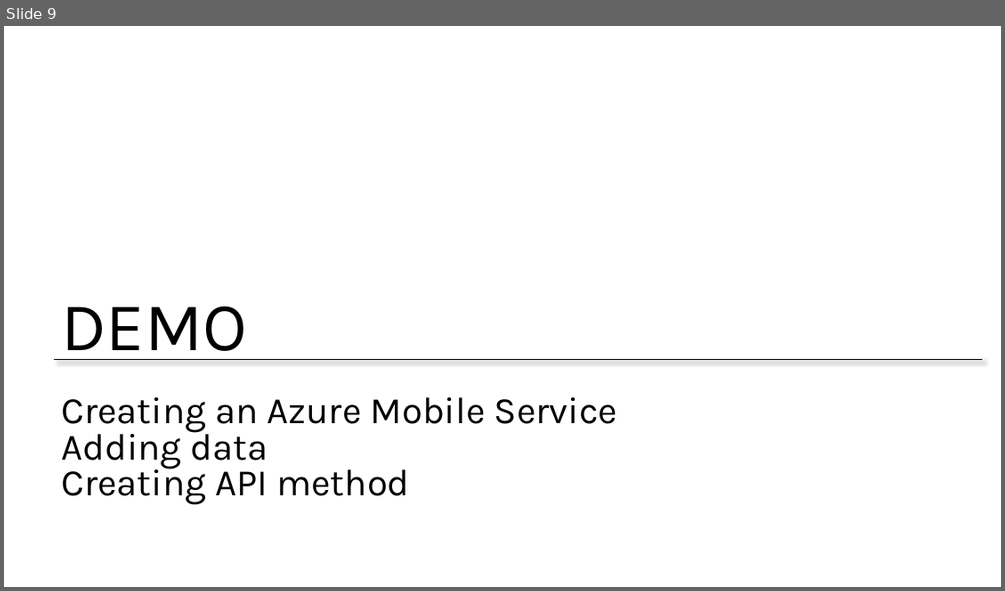
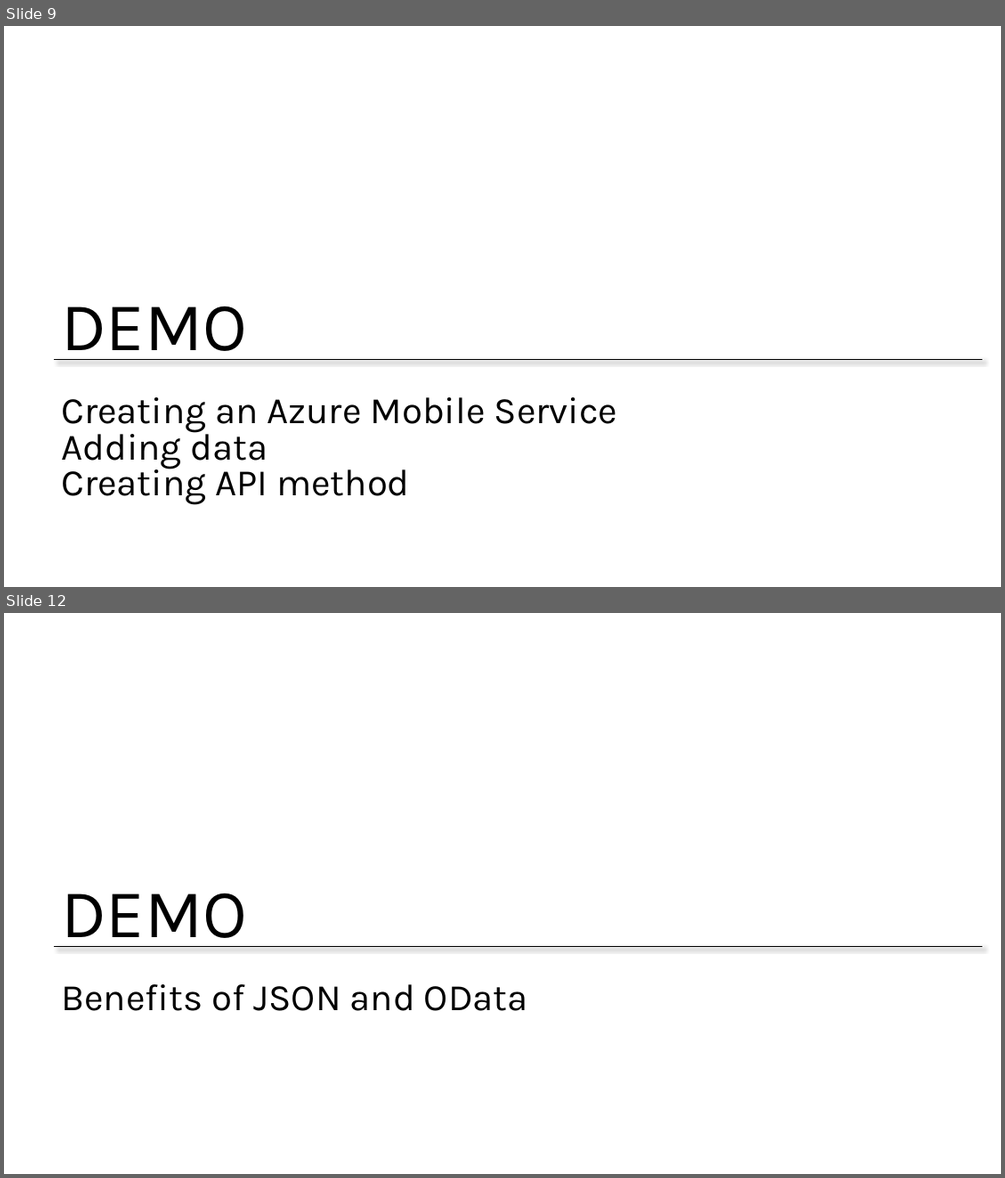
Before and after one commit to CharaD7/FrayedKnot, a slide deck: Slides/M4 Server.pptx. Shown one above the other, each under a label of ours: slide 9 before the commit, slides 9 and 12 after it; the slides between them are not shown. The pictures are 1005x591 and 1005x1178 pixels, drawn with LibreOffice and Linux fonts; fonts in the diff are those of the drawing; background and template pictures are left out. Boxes give left, top, right and bottom in pixels: in the first picture for what was removed or moved away, otherwise in the second. Text is boxed around its words. In the diff, an @@ line names an element or a change of style, - is before the commit and + after.

```diff
--- a/Slides/M4 Server.pptx
+++ b/Slides/M4 Server.pptx
@@ slide 12 added at [4, 613, 1001, 1174], background #FFFFFF; not listed: 2 template elements that a slide beside it also shows @@
@@ title added at [61, 984, 528, 1011], 36 pt, text #000000 @@
+Benefits of JSON and OData
```
Also in this commit, not shown: 3 slides changed, 2 other slides added.
